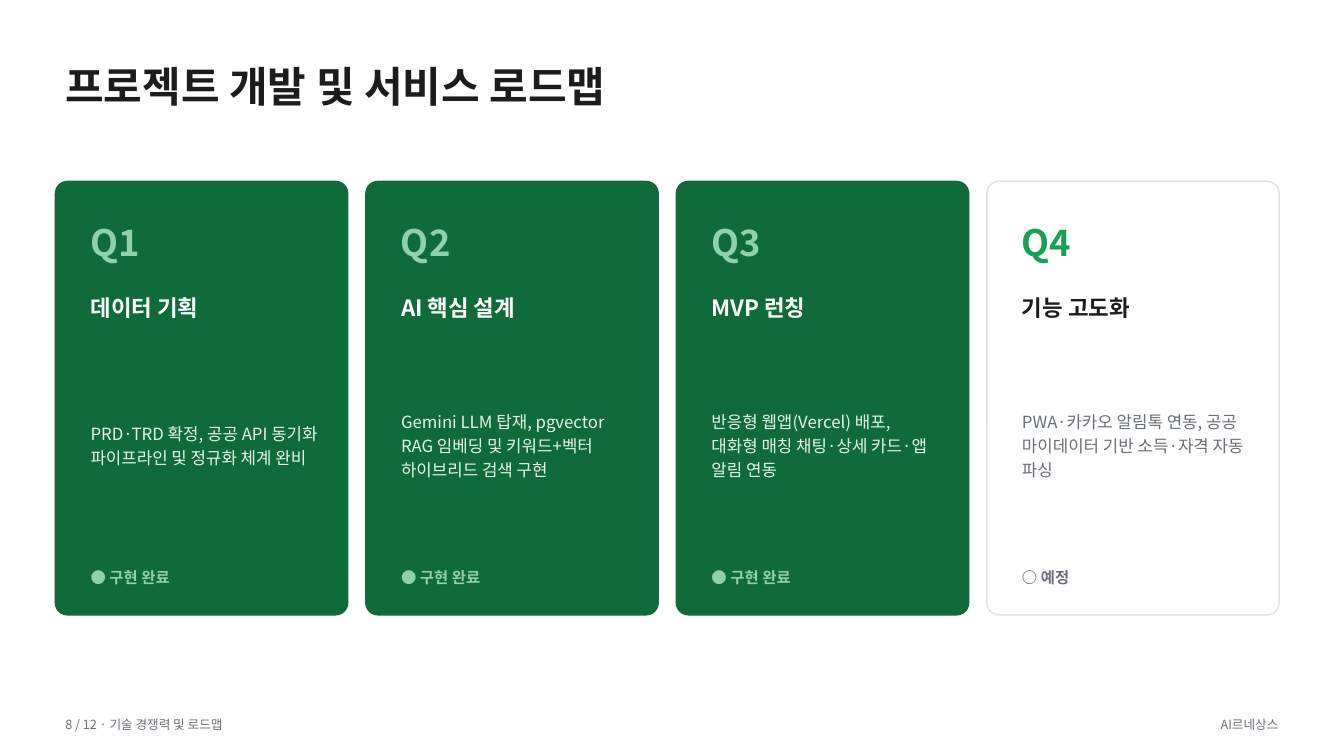
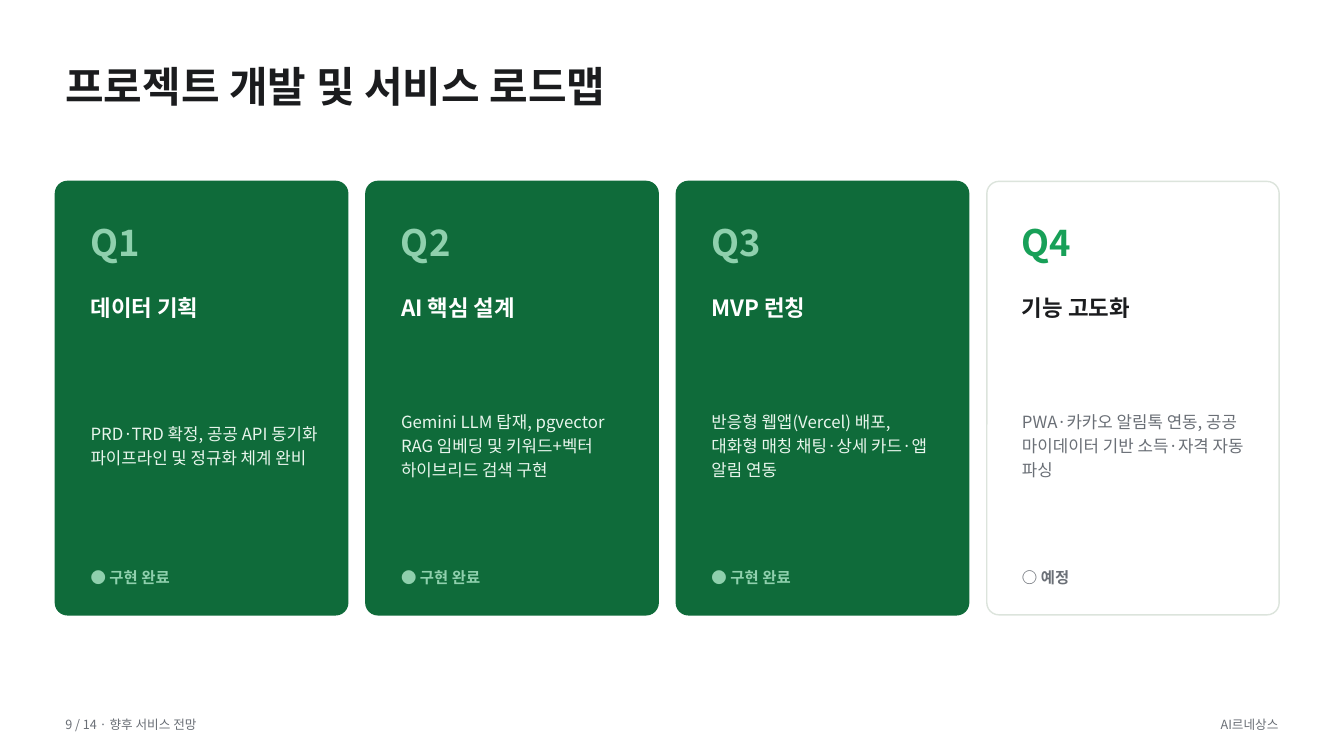
Before and after one commit to mrsure1/bokji-ai, a slide deck: slide 9 of docs/복지AI_소개_수정본.pptx (slide 8 before the commit). Drawn at 1344x756 pixels with LibreOffice and Linux fonts; fonts in the diff are those of the drawing. Boxes give left, top, right and bottom in pixels: in the first picture for what was removed or moved away, otherwise in the second. Text is boxed around its words. In the diff, an @@ line names an element or a change of style, - is before the commit and + after.

```diff
--- a/docs/복지AI_소개_수정본.pptx
+++ b/docs/복지AI_소개_수정본.pptx
@@ text at box(65, 718, 196, 730): text changed @@
-8 / 12 · 기술 경쟁력 및 로드맵
+9 / 14 · 향후 서비스 전망
```
Also in this commit, not shown: 10 other slides changed, 2 slides added, 2 other files.
